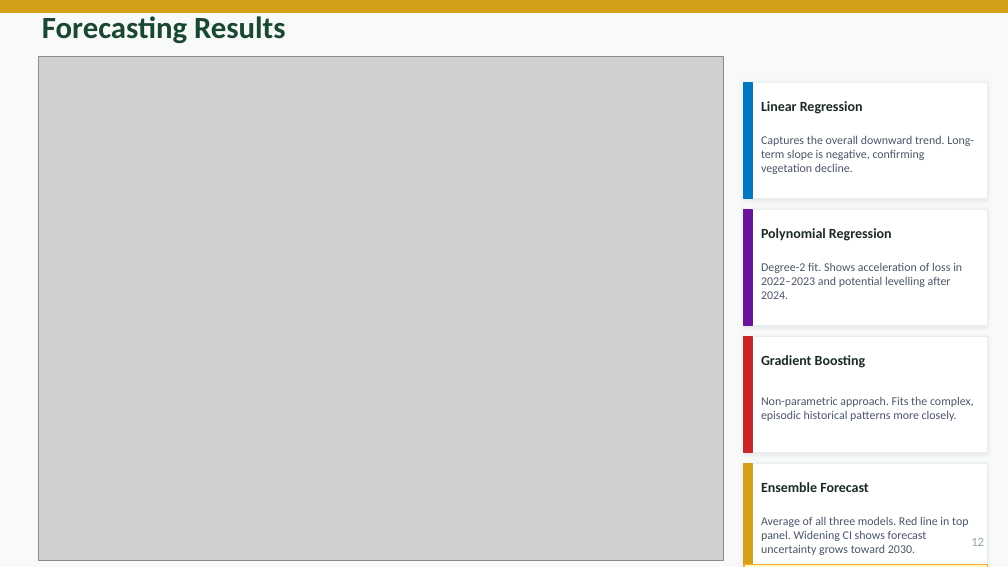
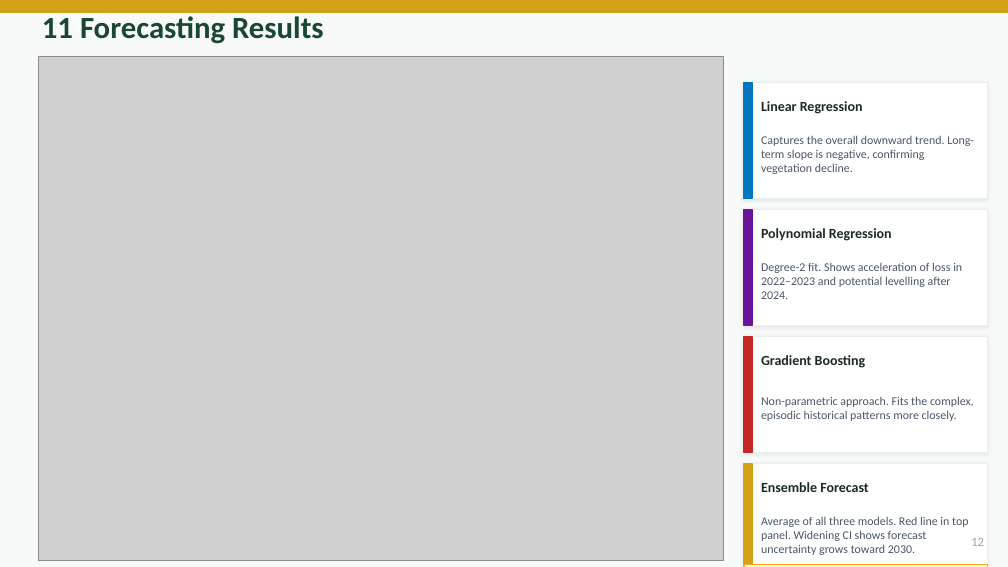
Before and after one commit to heyisula/terraShiftSriLanka, a slide deck: slide 12 of docs/Kalpitiya_Deforestation_Presentation.pptx. Drawn at 1008x567 pixels with LibreOffice and Linux fonts; fonts in the diff are those of the drawing; grey boxes stand for pictures. Boxes give left, top, right and bottom in pixels: in the first picture for what was removed or moved away, otherwise in the second. Text is boxed around its words. In the diff, an @@ line names an element or a change of style, - is before the commit and + after.

```diff
--- a/docs/Kalpitiya_Deforestation_Presentation.pptx
+++ b/docs/Kalpitiya_Deforestation_Presentation.pptx
@@ text at (42,12,324,44): text changed @@
-Forecasting Results
+11 Forecasting Results
```
Also in this commit, not shown: 14 other slides changed.
